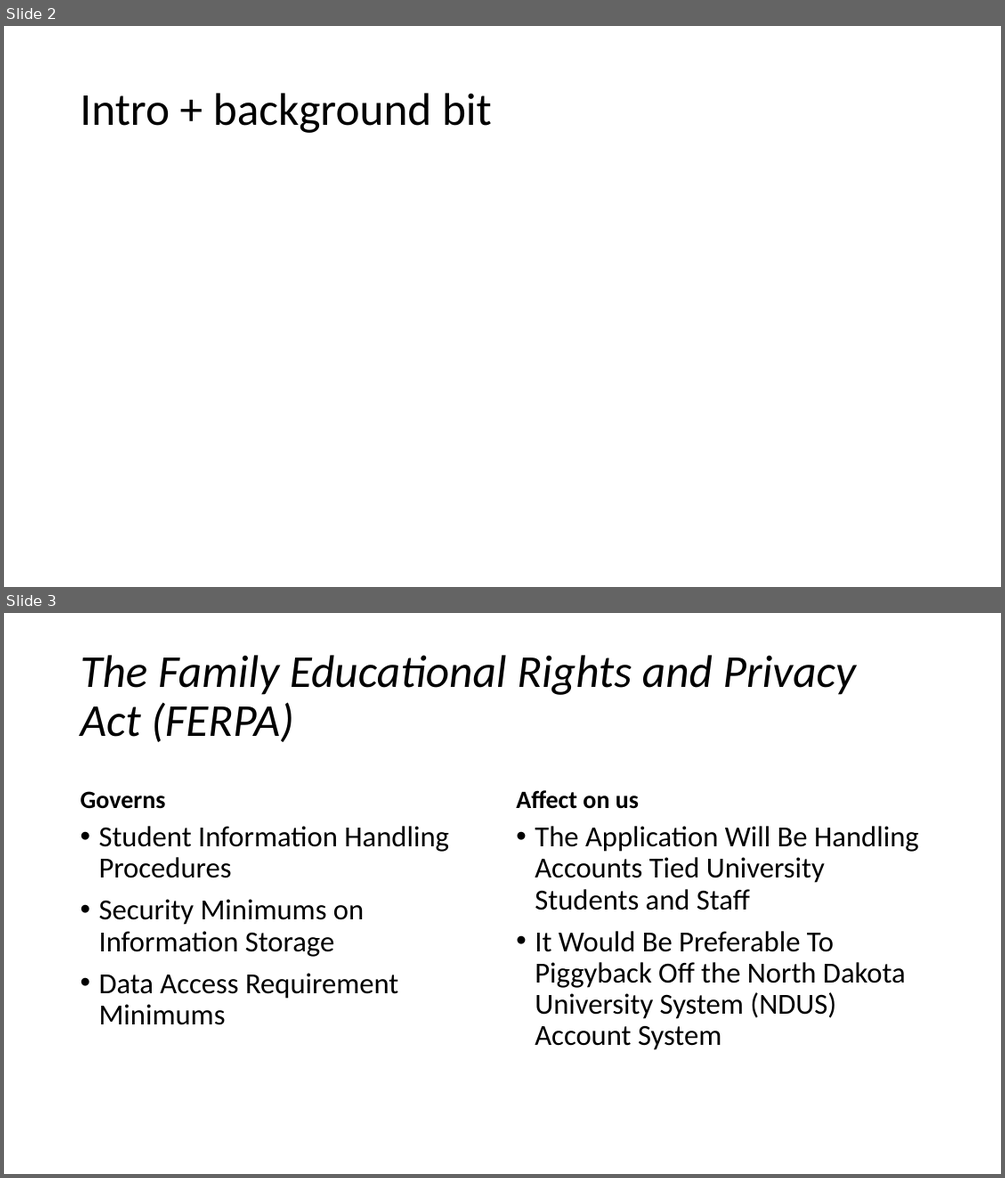
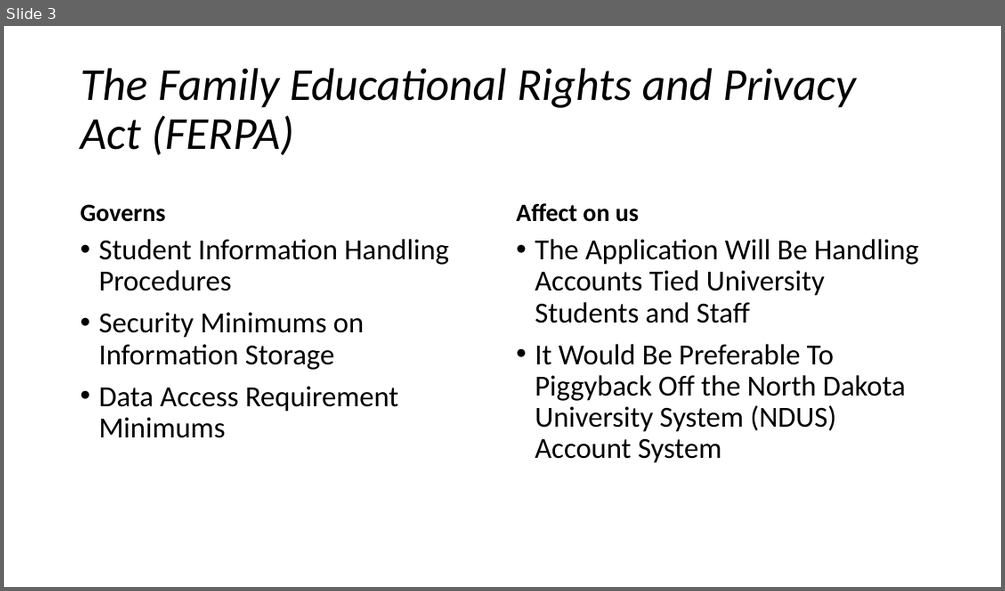
Before and after one commit to frozenNodak/InventoryManagement491, a slide deck: related work presentation draft.pptx. Shown one above the other, each under a label of ours: slides 2 and 3 before the commit, slide 3 after it. The pictures are 1005x1178 and 1005x591 pixels, drawn with LibreOffice and Linux fonts; fonts in the diff are those of the drawing. Boxes give left, top, right and bottom in pixels: in the first picture for what was removed or moved away, otherwise in the second. Text is boxed around its words. In the diff, an @@ line names an element or a change of style, - is before the commit and + after.

```diff
--- a/related work presentation draft.pptx
+++ b/related work presentation draft.pptx
@@ slide 2 removed at [4, 26, 1001, 587], background #FFFFFF @@
@@ title removed at [80, 93, 492, 133] @@
-Intro + background bit
```
Also in this commit, not shown: 2 slides changed, 4 slides added.
